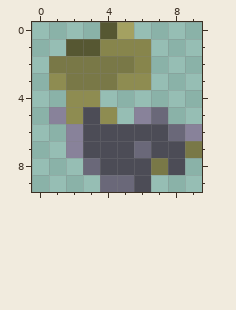
Pixel-art sprite: files/spells/forgotten/musicmachine.png. This is how it looked before the edit.
The file is 10x10 pixels. Colours within 5 levels of each other are drawn and written as one.
The same view after the edit:
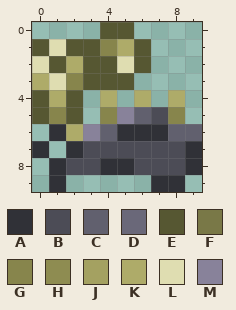
Palette (. is transparent): A #303137  B #4c4c56  C #61606e  D #6a6879  E #565732  F #797847  G #87854c  H #8e8c51  J #a4a161  K #aeab69  L #dfddb1  M #88829a
Difference:
@@ x 0..9 @@
- 0 ....EJ....
- 1 ..EEGGG...
- 2 .FFFFFG...
- 3 .HFFFHH...
- 4 ..HH......
- 5 .MHBH.MD..
- 6 ..MBBBBBDM
- 7 ..MBBBDBBF
- 8 ...DBBBFB.
- 9 ....DDB...
+ 0 ....EE....
+ 1 ELEEGKE...
+ 2 LEKEELE...
+ 3 KLGEEE....
+ 4 EKE.K.K.K.
+ 5 EGE.GMCBG.
+ 6 .AKMCAAACC
+ 7 A.ABBBBBBA
+ 8 .ABBAABBBA
+ 9 .A.....AA.
Changed places in both pictures, as pixel boxes (x1, y1, x2, y2):
changed: (32, 22, 202, 192)
